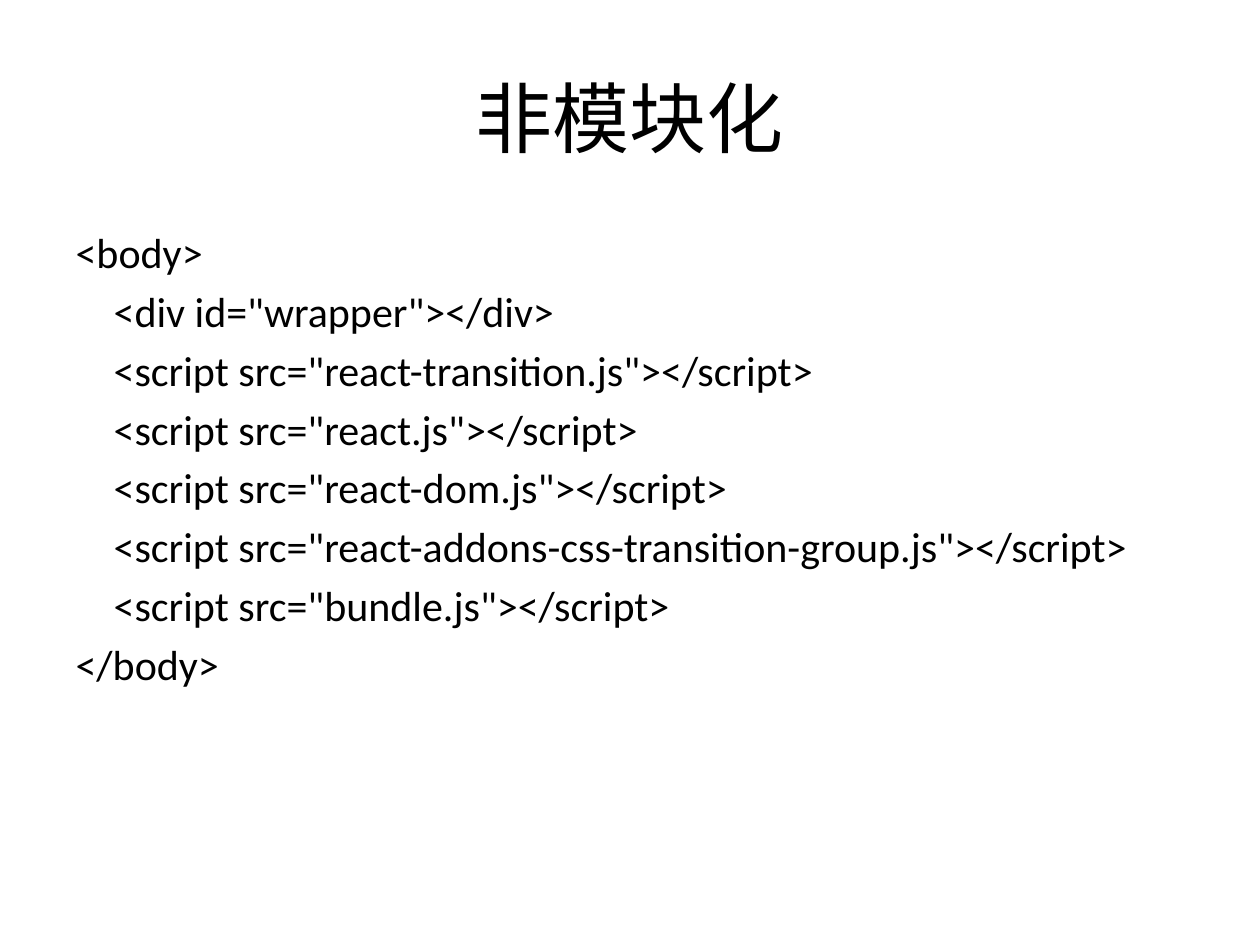
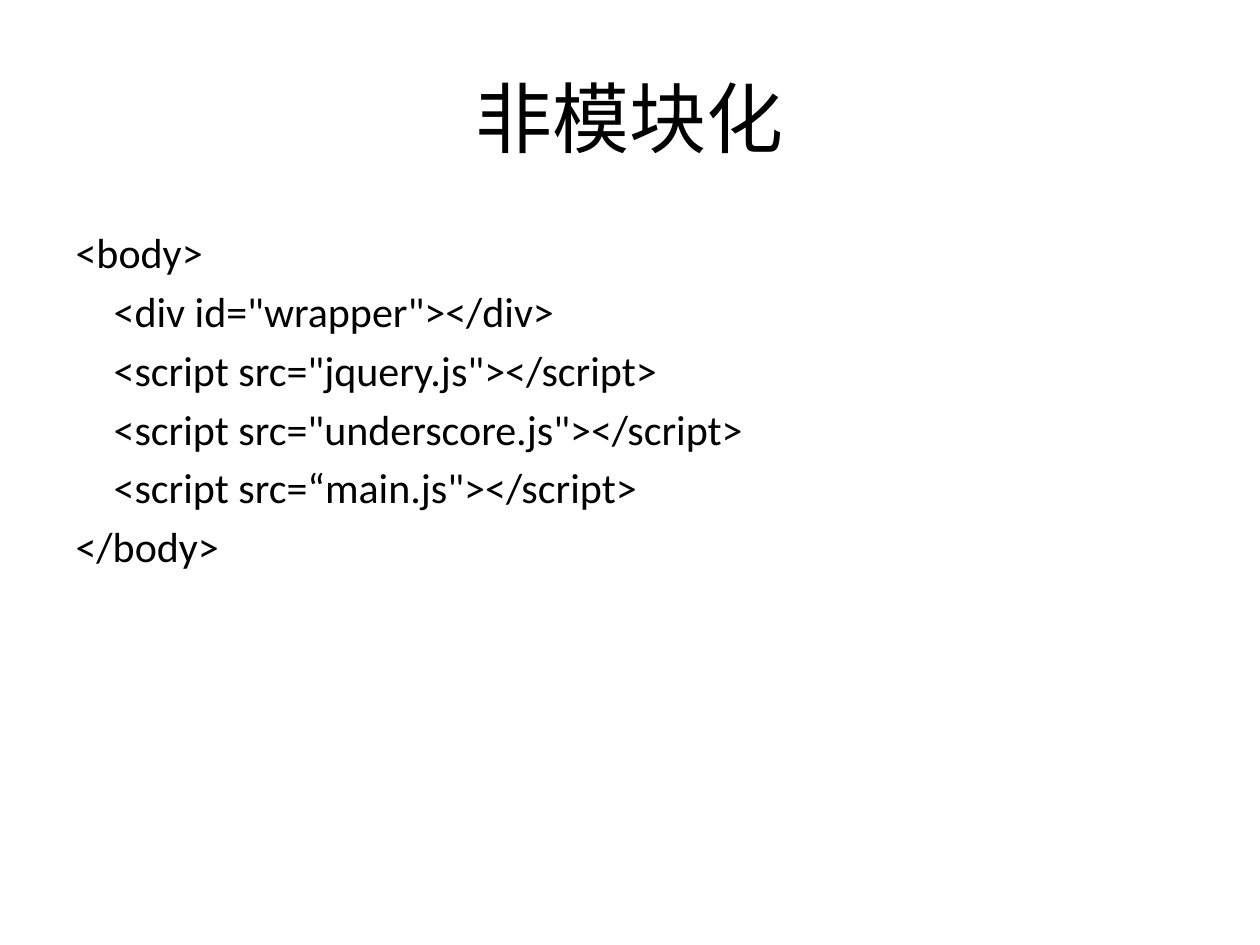
Before and after one commit to hejian1639/SpringMVC, a slide deck: slide 30 of Introduction.pptx (slide 33 before the commit). Drawn at 1260x945 pixels with LibreOffice and Linux fonts; fonts in the diff are those of the drawing. Boxes give left, top, right and bottom in pixels: in the first picture for what was removed or moved away, otherwise in the second. Text is boxed around its words. In the diff, an @@ line names an element or a change of style, - is before the commit and + after.

```diff
--- a/Introduction.pptx
+++ b/Introduction.pptx
@@ text at bbox=[114, 356, 742, 511]: text changed @@
-<script src="react-transition.js"></script>
-<script src="react.js"></script>
-<script src="react-dom.js"></script>
-<script src="react-addons-css-transition-group.js"></script>
-<script src="bundle.js"></script>
+<script src="jquery.js"></script>
+<script src="underscore.js"></script>
+<script src=“main.js"></script>
```
Also in this commit, not shown: 7 other slides changed, 7 slides added, 5 slides removed, 6 other files.
